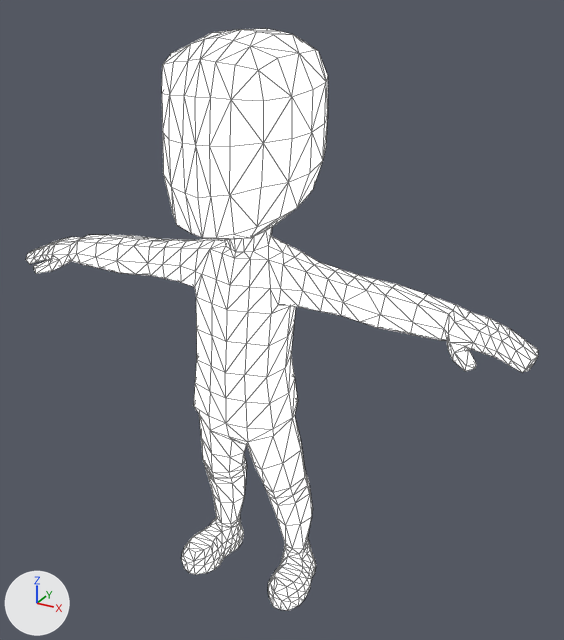
An edit to the glTF model cars4/public/models/characterMedium.gltf, drawn before and after from the same camera.
Both versions are drawn from a 50 mm lens placed at (241.0, -395.0, 403.0), pointed at (16.0, 15.0, 198.0). Lighting does not change. The marker at lower left points along +X, +Y and +Z. Mesh edges are drawn as thin lines. Where no turn or scale is listed for an object, it has been applied to the vertices.

In view in the first picture: 'characterMedium'.
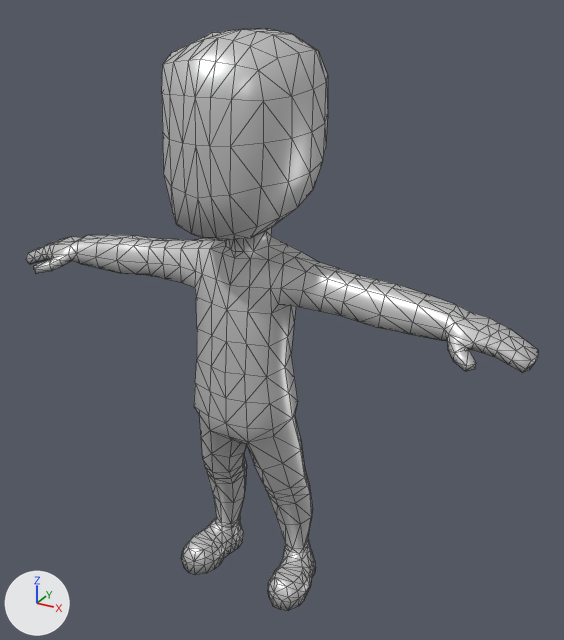
The newer file is also rescaled (x0.01) as a whole; pictures and numbers use the older file's frame.

Where the change shows, as pixel boxes (x1, y1, x2, y2) in the pictures (564 x 640 px):
'characterMedium', surface changed (white to grey)
    both: (26, 29, 538, 611)

Diff of the bpy script that builds the scene:
```diff
--- a/cars4/public/models/characterMedium.gltf.py
+++ b/cars4/public/models/characterMedium.gltf.py
@@ mat_skin @@
 n0 = _N.new('ShaderNodeBsdfPrincipled'); n0.name = 'Principled BSDF'
 n0.inputs[2].default_value = 0.0  # 'Roughness'
-n0.inputs[28].default_value = 0.8  # 'Emission Strength'
+n0.inputs[1].default_value = 0.4  # 'Metallic'
 n1 = _N.new('ShaderNodeOutputMaterial'); n1.name = 'Material Output'
```
